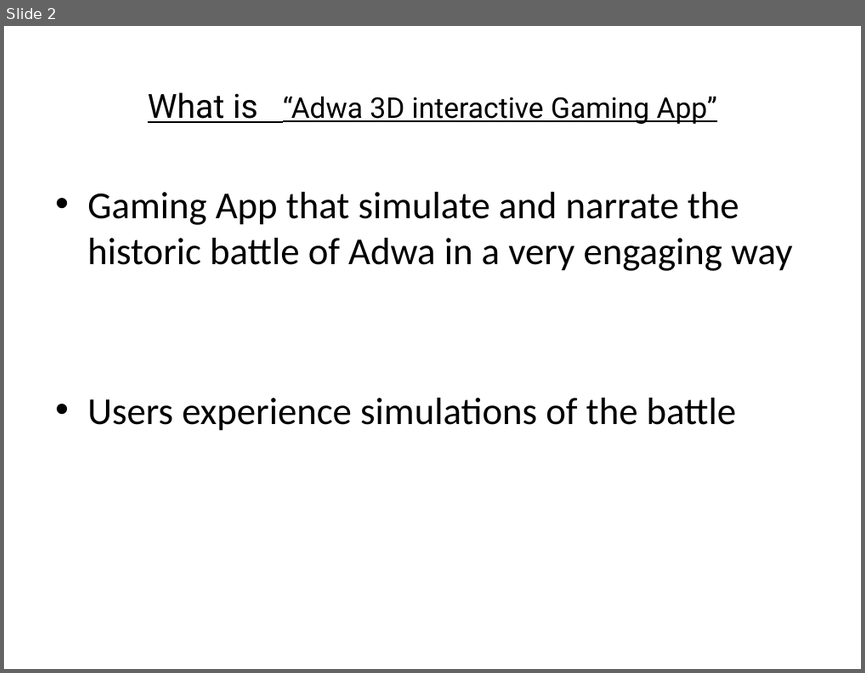
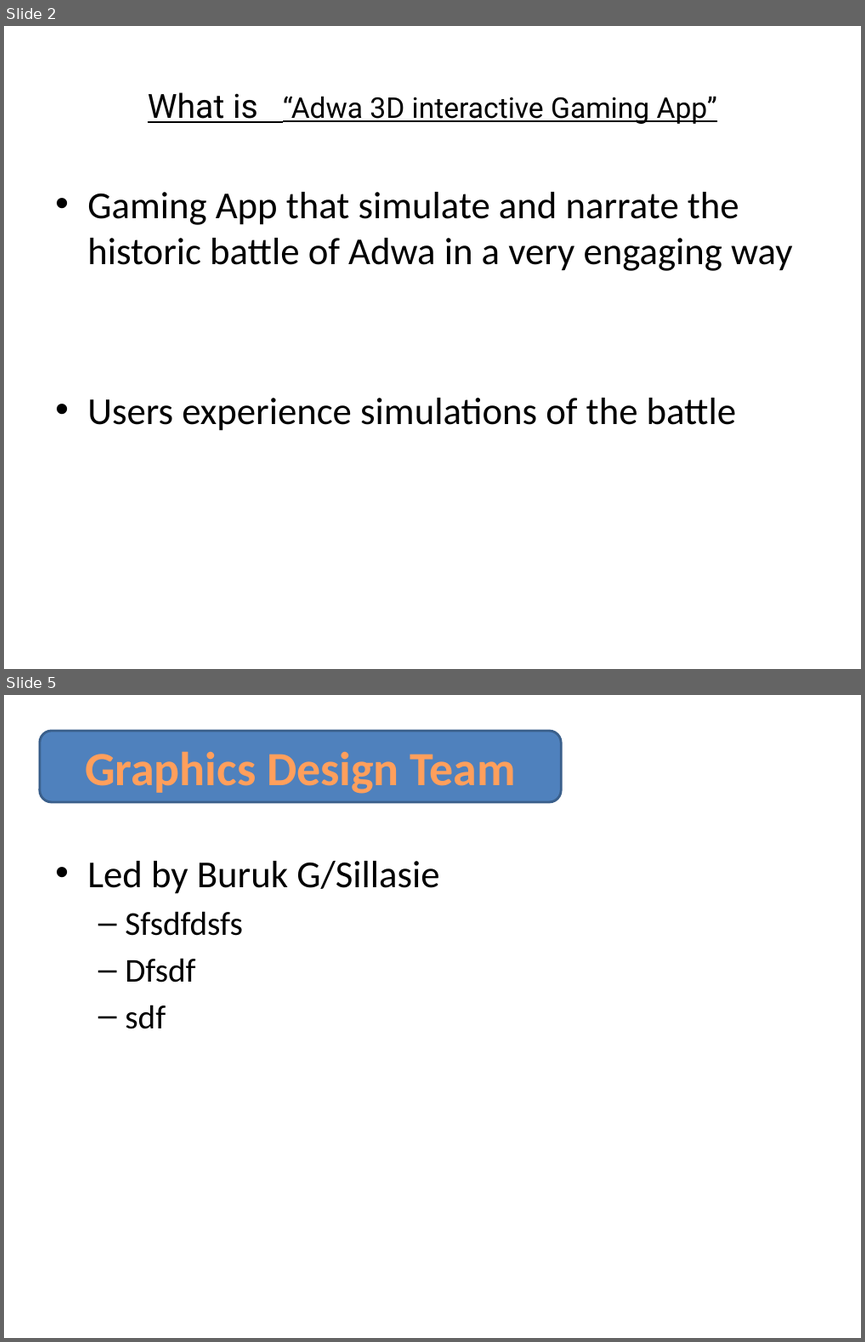
Before and after one commit to bengeos/Adwa, a slide deck: Documents/Adwa_Gaming_App_Slide.pptx. Shown one above the other, each under a label of ours: slide 2 before the commit, slides 2 and 5 after it; the slides between them are not shown. The pictures are 865x673 and 865x1342 pixels, drawn with LibreOffice and Linux fonts; fonts in the diff are those of the drawing. Boxes give left, top, right and bottom in pixels: in the first picture for what was removed or moved away, otherwise in the second. Text is boxed around its words. In the diff, an @@ line names an element or a change of style, - is before the commit and + after.

Commit message:
update slide

```diff
--- a/Documents/Adwa_Gaming_App_Slide.pptx
+++ b/Documents/Adwa_Gaming_App_Slide.pptx
@@ slide 5 added at (4,695,861,1338), background #FFFFFF @@
@@ rounded rectangle added at (40,731,561,802), fill #4F81BD, outline #3A5F8C 2 pt, 40 pt, text gradient #FFA367 to #FF9F5D to #F38E3A, bold @@
+Graphics Design Team
@@ text added at (87,861,439,1029), 32 pt, text #000000 @@
+• Led by Buruk G/Sillasie
+  – Sfsdfdsfs
+  – Dfsdf
+  – sdf
```
Also in this commit, not shown: 3 other slides added, 1 other file.
